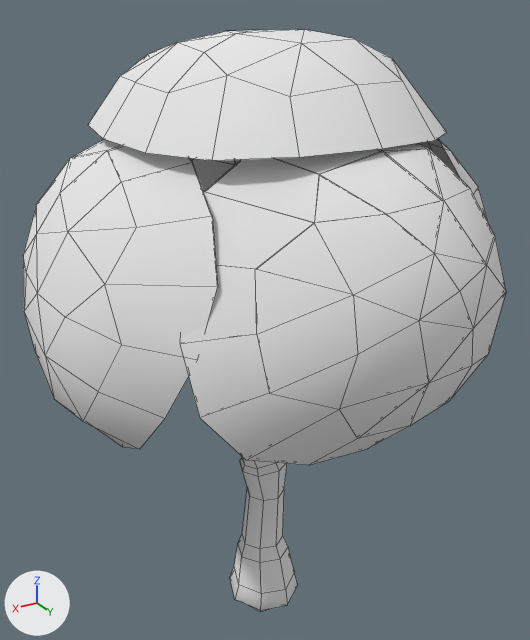
Two versions of the Blender file assets/PROP/tree01.blend, one commit apart.
Camera for both pictures: a camera (50 mm lens) standing at (2.31, 3.86, 4.26) and looking at (-0.03, -0.03, 2.32). Every picture has the same lights, and +X, +Y and +Z are marked at lower left. Mesh edges are drawn as thin lines.

Objects in the first picture: 'tree01'.
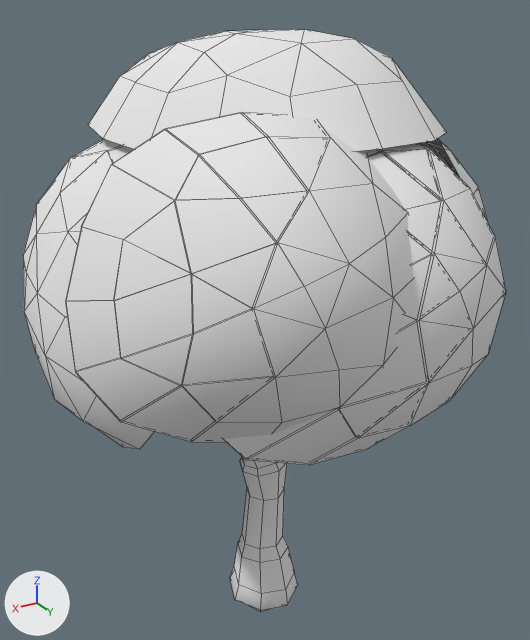
The newer file is also turned or shifted as a whole; pictures and numbers use the older file's frame.

Boxes [x1, y1, x2, y2] around the edits, measured in the pictures (530 x 640 px):
part 1 of me_cube_012, added: after [417, 142, 459, 177]
part 2 of me_cube_012, added: after [65, 112, 413, 442]

What the commit changed:
me_cube_012 has 663 vertices, 688 faces and spans x -1.49..1.5, y -1.4..1.57, z -0.02..4.13.
me_cube_012 is used by ob_tree01; location (0.0, 0.0, 0.0).
me_cube_012 part 1: the loose piece of 45 vertices spanning x -1.49..-0.53, y -0.99..1.04, z 1.97..3.73 is copied, and the copy is scaled about its middle by 0.899, then moved by (-0.01, 0.0, 0.01); it spans x -1.44..-0.59, y -0.89..0.94, z 2.07..3.65.
me_cube_012 part 2: the loose piece of 45 vertices spanning x -1.06..0.98, y 0.56..1.56, z 1.92..3.65 is copied, and the copy is turned -22.2 degrees about the z axis through its middle and scaled by 0.921, then moved by (0.68, 0.0, 0.2); it spans x -0.32..1.46, y 0.41..1.57, z 2.19..3.78.
